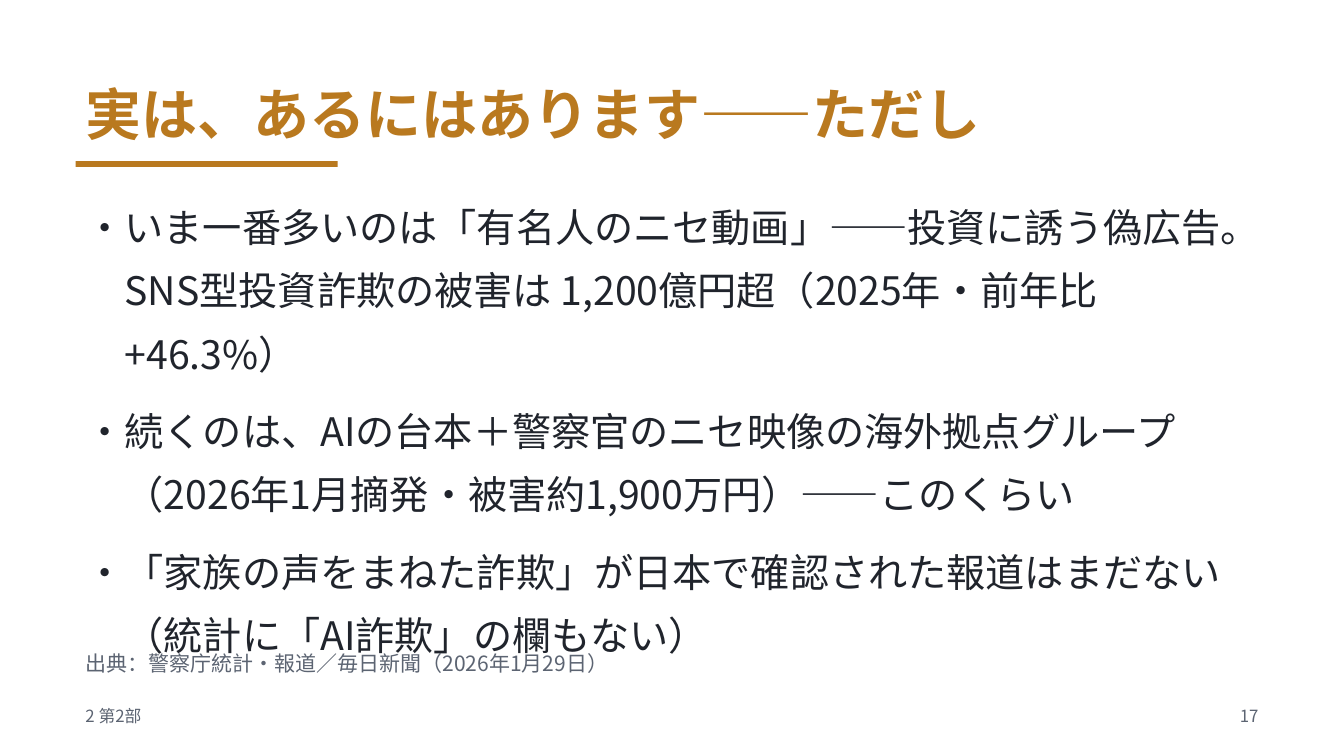
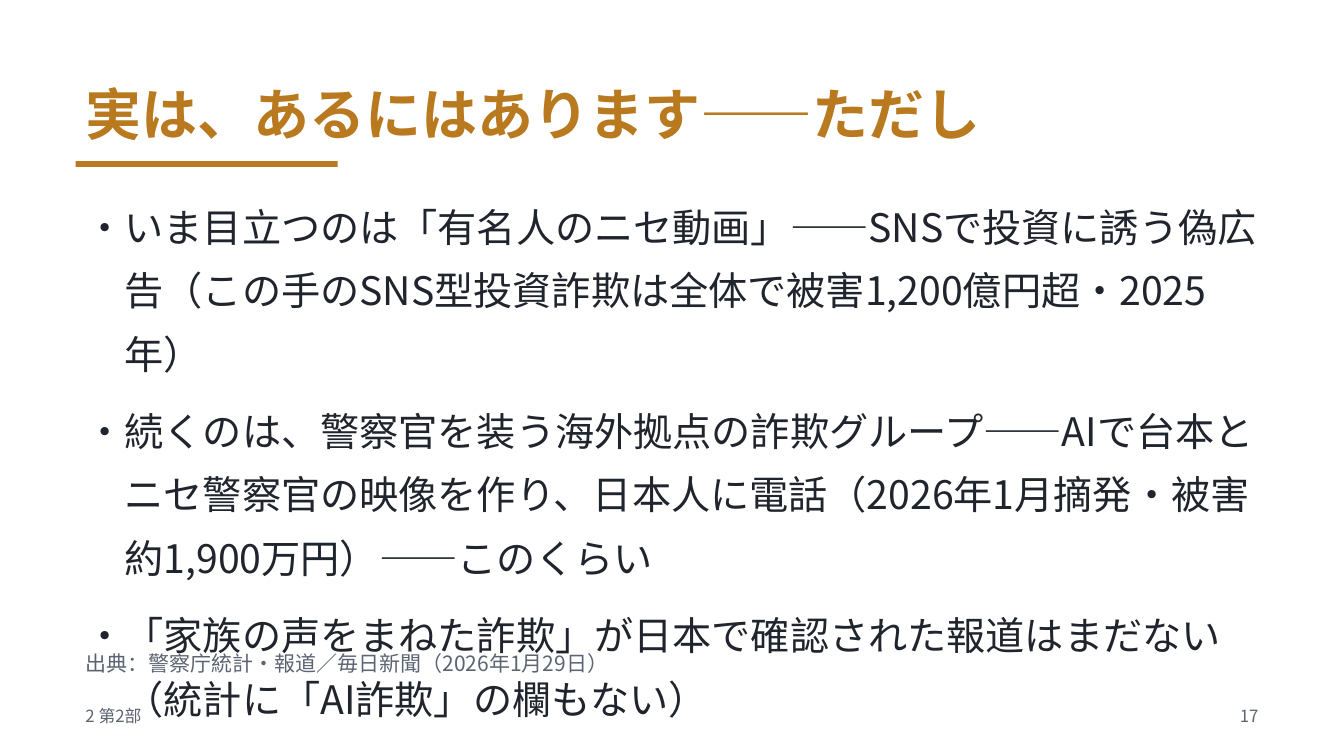
Before and after one commit to meitekku/deepfake-talk-v2, a slide deck: slide 17 of slides/deepfake-talk.pptx. Drawn at 1344x756 pixels with LibreOffice and Linux fonts; fonts in the diff are those of the drawing. Boxes give left, top, right and bottom in pixels: in the first picture for what was removed or moved away, otherwise in the second. Text is boxed around its words. In the diff, an @@ line names an element or a change of style, - is before the commit and + after.

Commit message:
スライド単体で意味が通るよう補強: 香港の極秘メール文脈・選別装置の因果・統計の母集団・#9110説明ほか(codex検収反映)

```diff
--- a/slides/deepfake-talk.pptx
+++ b/slides/deepfake-talk.pptx
@@ text at box(85, 209, 1256, 580): text changed @@
-・いま一番多いのは「有名人のニセ動画」——投資に誘う偽広告。SNS型投資詐欺の被害は 1,200億円超（2025年・前年比+46.3%）
-・続くのは、AIの台本＋警察官のニセ映像の海外拠点グループ（2026年1月摘発・被害約1,900万円）——このくらい
+・いま目立つのは「有名人のニセ動画」——SNSで投資に誘う偽広告（この手のSNS型投資詐欺は全体で被害1,200億円超・2025年）
+・続くのは、警察官を装う海外拠点の詐欺グループ——AIで台本とニセ警察官の映像を作り、日本人に電話（2026年1月摘発・被害約1,900万円）——このくらい
```
Also in this commit, not shown: 11 other slides changed, 4 other files.
